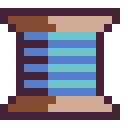
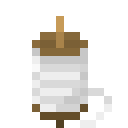
Layer changes from the first 128px x 128px image to the second:
painted on "Background" over [0,8,120,128]
removed layer "Background" (2nd of 2) over [0,8,120,128]
